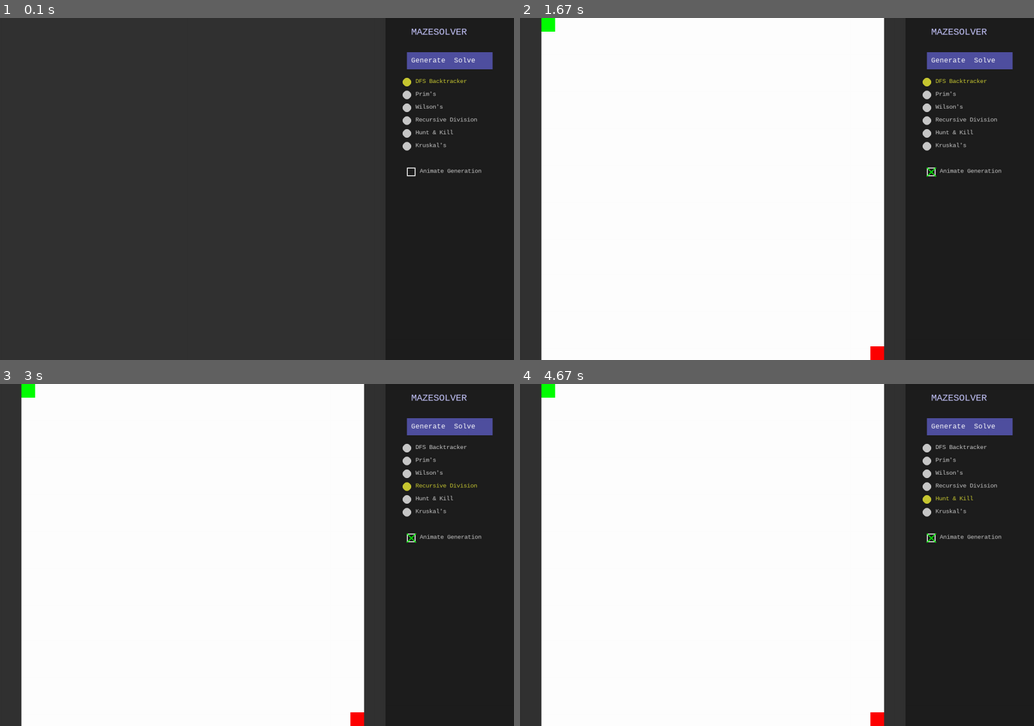
Above: before the commit, frames 1-4 (two rows, left to right).
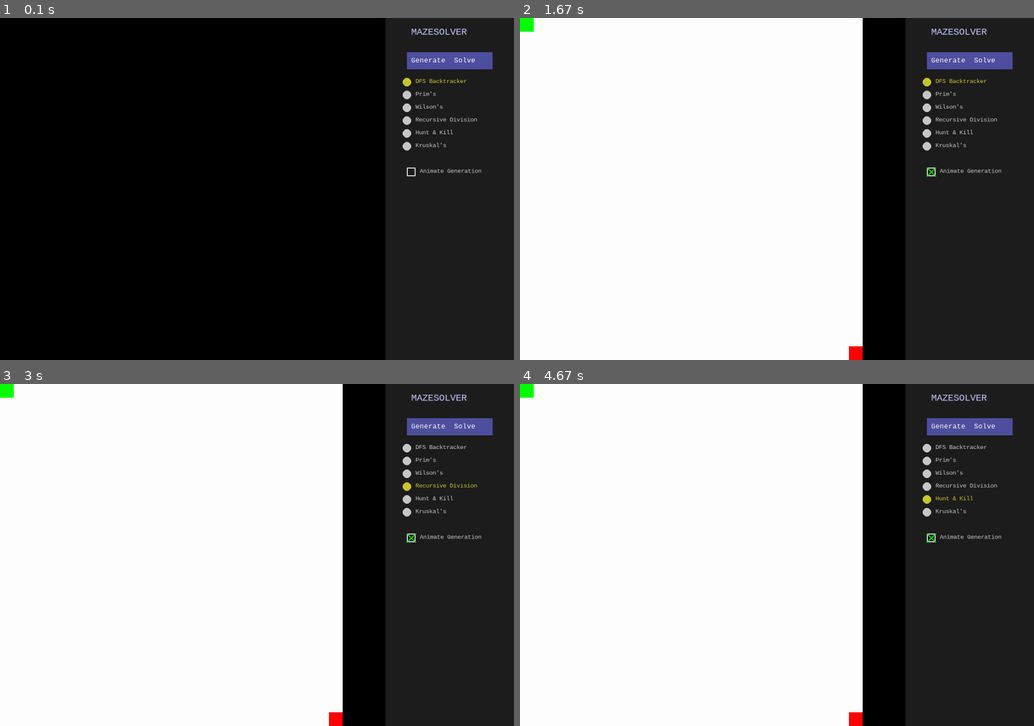
Above: after the commit, the same moments.

Repository: Drew-Woodz/MazeSolver
Game: pygame game, started from gui/app.py
Two runs of this game, one before a commit and one after it. Both use one fixed random seed, a clock stepped at 60 frames per second and the inputs below.
Inputs (mouse positions are in pixels of both pictures, inside the frame that each line leads up to):
- Up to frame 1 (0.1 s): no input
- Up to frame 2 (1.67 s): click "Generate" at 0.38 s; click (782, 209) at 0.72 s; click (931, 171) at 1.05 s
- Up to frame 3 (3 s): click (406, 459) at 1.88 s; click (406, 486) at 2.22 s
- Up to frame 4 (4.67 s): click "Solve" at 3.05 s; click (910, 524) at 3.38 s; click (926, 448) at 4.22 s; click (926, 500) at 4.55 s

The runs differ from the first frame. In frame 1, 75% of the frame differs, in the area x 0-75%, y 0-100%; in frame 2, 13%; in frame 3, 13%; in frame 4, 13%.

Commit message:
fighting with renderer

Diff:
--- a/gui/app.py
+++ b/gui/app.py
@@ -37,16 +37,21 @@
 animate = animate_checkbox.is_checked()
 
 def generate_maze_callback():
+    global renderer
     selected_algo = algo_selector.get_selected()
     algo_fn = algorithm_map.get(selected_algo)
     if not algo_fn:
         print("No algorithm selected!")
         return
+    if not renderer:
+        print("Renderer not initialized.")
+        return
+
 
     animate = animate_checkbox.is_checked()
     width, height = 25, 25
 
-    render = PygameRenderer(width, height) if animate else None
+    render = renderer if animate else None
 
     if "render" in algo_fn.__code__.co_varnames:
         maze, entry, goal = algo_fn(width, height, render=render)
@@ -87,40 +92,10 @@
 
 
 # Main loop
+renderer = GuiRenderer(maze_width=25, maze_height=25)
 def run():
     global renderer
     renderer = GuiRenderer(maze_width=25, maze_height=25)
-
-    # Now that renderer exists, define the callback:
-    def generate_maze_callback():
-        selected_algo = algo_selector.get_selected()
-        algo_fn = algorithm_map.get(selected_algo)
-        if not algo_fn:
-            print("No algorithm selected!")
-            return
-
-        animate = animate_checkbox.is_checked()
-        width, height = 25, 25
-
-        render = PygameRenderer(width, height) if animate else None
-
-        if "render" in algo_fn.__code__.co_varnames:
-            maze, entry, goal = algo_fn(width, height, render=render)
-        else:
-            maze, entry, goal = algo_fn(width, height)
-
-        if render:
-            render.wait_for_exit()
-
-        # Convert for GUI display
-        maze = convert_maze_for_gui(maze)
-        entry = convert_coords_for_gui(entry)
-        goal = convert_coords_for_gui(goal)
-
-        renderer.load_maze(maze, entry, goal)
-
-    # UI Buttons now that callback exists
-    generate_btn.callback = generate_maze_callback
 
     while True:
         screen.fill((0, 0, 0))
--- a/gui/gui_renderer.py
+++ b/gui/gui_renderer.py
@@ -5,12 +5,21 @@
     def __init__(self, maze_width, maze_height):
         self.maze_width = maze_width
         self.maze_height = maze_height
-        self.cell_size = min(900 // maze_width, 800 // maze_height)
-        self.offset_x = (900 - self.maze_width * self.cell_size) // 2
-        self.offset_y = (800 - self.maze_height * self.cell_size) // 2
         self.maze = None
         self.entry = None
         self.goal = None
+        self.cell_size = min(900 // maze_width, 800 // maze_height)
+
+    def wait_for_exit(self):
+        pass
+
+
+    def draw_cell(self, surface, x, y, color):
+        pygame.draw.rect(surface, color, (x * self.cell_size, y * self.cell_size, self.cell_size, self.cell_size))
+        pygame.display.update()
+
+    def clear(self, surface,):
+        pygame.draw.rect(surface, (255, 255, 255), (0, 0, 900, 800))
 
     def load_maze(self, maze, entry, goal):
         self.maze = maze
@@ -18,34 +27,13 @@
         self.goal = goal
 
     def draw_maze(self, surface):
-        pygame.draw.rect(surface, (50, 50, 50), (0, 0, 900, 800))
-
         if self.maze is None:
             return
-
-        for y in range(self.maze.shape[0]):
-            for x in range(self.maze.shape[1]):
-                color = (255, 255, 255) if self.maze[y, x] == 1 else (0, 0, 0)
-                rect = pygame.Rect(
-                    self.offset_x + x * self.cell_size,
-                    self.offset_y + y * self.cell_size,
-                    self.cell_size,
-                    self.cell_size
-                )
-                pygame.draw.rect(surface, color, rect)
-
+        for y, row in enumerate(self.maze):
+            for x, cell in enumerate(row):
+                color = (0, 0, 0) if cell == 0 else (255, 255, 255)
+                pygame.draw.rect(surface, color, (x * self.cell_size, y * self.cell_size, self.cell_size, self.cell_size))
         if self.entry:
-            ex, ey = self.entry
-            pygame.draw.rect(surface, (0, 255, 0), (
-                self.offset_x + ex * self.cell_size,
-                self.offset_y + ey * self.cell_size,
-                self.cell_size,
-                self.cell_size))
-
+            pygame.draw.rect(surface, (0, 255, 0), (self.entry[0] * self.cell_size, self.entry[1] * self.cell_size, self.cell_size, self.cell_size))
         if self.goal:
-            gx, gy = self.goal
-            pygame.draw.rect(surface, (255, 0, 0), (
-                self.offset_x + gx * self.cell_size,
-                self.offset_y + gy * self.cell_size,
-                self.cell_size,
-                self.cell_size))
+            pygame.draw.rect(surface, (255, 0, 0), (self.goal[0] * self.cell_size, self.goal[1] * self.cell_size, self.cell_size, self.cell_size))
